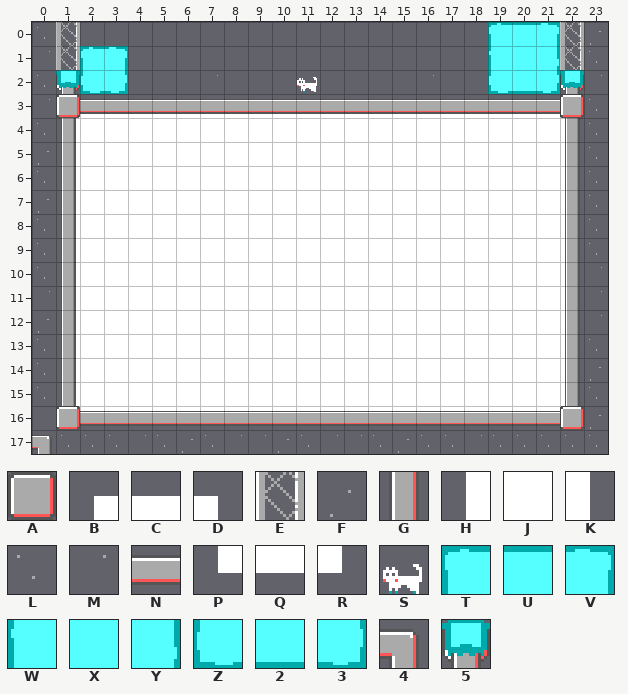
One commit to this Tiled map (JSON): src/assets/tilemaps/TextScreen.json. This is how it looked before the edit.
Cells are 16x16 px. Shown: x 0..23, y 0..17.
Key: from "tileset": A 0, B 1, C 2, D 3, E 6, F 12, G 16, H 17, J 18, K 19, L 26, M 28, N 32, P 33, Q 34, R 35, S 65, T 68, U 69, V 70, W 84, X 85, Y 86, Z 100, 2 101, 3 102, 4 130, 5 131.
_ is an empty cell.
Objects are placed by their top-left corner, in cells (3,4 is the top-left corner of cell 3,4); size is 1x1 cell unless given.
Layer "Ground" before, first column x 0:
 0 LE_________________TUVEF
 1 METV_______________WXYEL
 2 L5Z3___M________M__Z235M
 3 MBCCCCCCCCCCCCCCCCCCCCDL
 4 LHJJJJJJJJJJJJJJJJJJJJKL
 5 FHJJJJJJJJJJJJJJJJJJJJKL
 6 LHJJJJJJJJJJJJJJJJJJJJKL
 7 FHJJJJJJJJJJJJJJJJJJJJKL
 8 LHJJJJJJJJJJJJJJJJJJJJKL
 9 LHJJJJJJJJJJJJJJJJJJJJKL
10 LHJJJJJJJJJJJJJJJJJJJJKM
11 MHJJJJJJJJJJJJJJJJJJJJKM
12 FHJJJJJJJJJJJJJJJJJJJJKM
13 LHJJJJJJJJJJJJJJJJJJJJKL
14 LHJJJJJJJJJJJJJJJJJJJJKF
15 LHJJJJJJJJJJJJJJJJJJJJKL
16 _PQQQQQQQQQQQQQQQQQQQQRF
17 4LLLMLFLMMFLMMLFLLMLLLLL
Layer "Overlay" before, first column x 0:
 0 ________________________
 1 ________________________
 2 ________________________
 3 _ANNNNNNNNNNNNNNNNNNNNA_
 4 _G____________________G_
 5 _G____________________G_
 6 _G____________________G_
 7 _G____________________G_
 8 _G____________________G_
 9 _G____________________G_
10 _G____________________G_
11 _G____________________G_
12 _G____________________G_
13 _G____________________G_
14 _G____________________G_
15 _G____________________G_
16 _ANNNNNNNNNNNNNNNNNNNNA_
17 ________________________
Objects on layer "Players" before:
S "cat" at 11,1.9
The result:
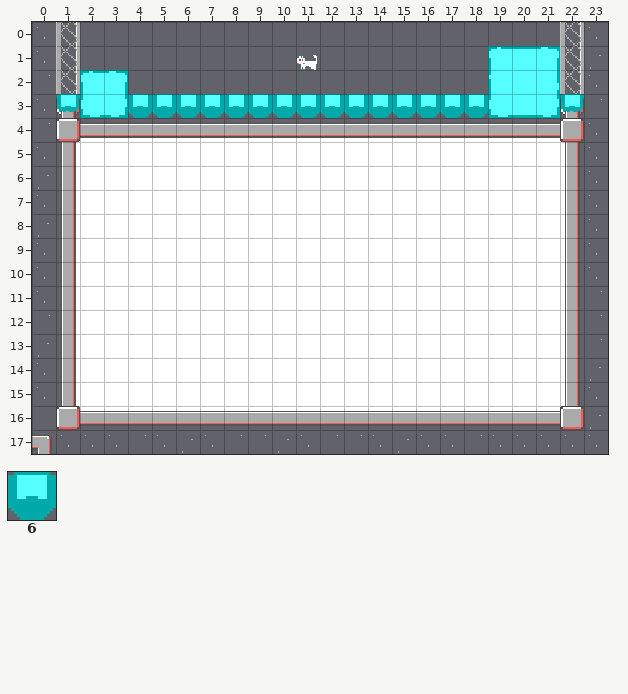
Further tiles: from "tileset": 6 72.
Difference:
Changed rows in their new state; . is an unchanged cell.
Layer "Ground":
first column x 1:
 0 ..................___.
 1 .__...............TUV.
 2 ETV...............WXYE
 3 5Z3666666666666666Z235
 4 BCCCCCCCCCCCCCCCCCCCCD
Layer "Players":
changed: S "cat" at 11,1.9 -> S "cat" at 11,1
Layer "Overlay":
first column x 1:
 3 ______________________
 4 ANNNNNNNNNNNNNNNNNNNNA
Changed places in both pictures, as pixel boxes (x1, y1, x2, y2):
changed: (56, 22, 584, 142)
